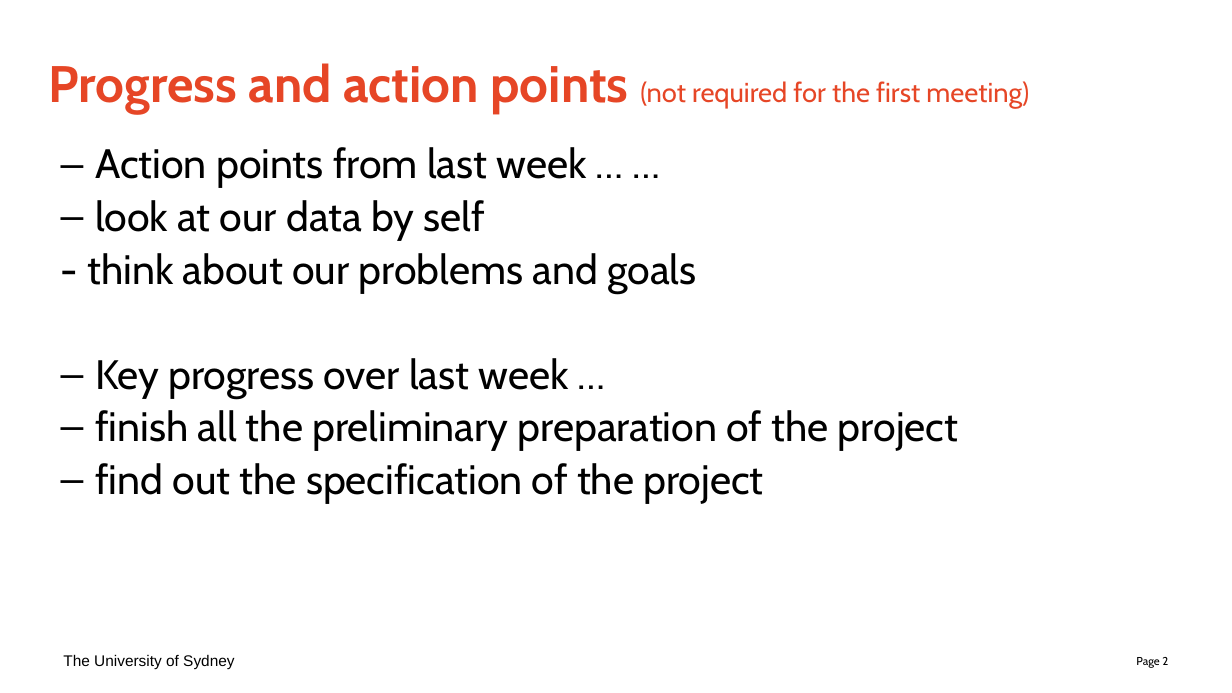
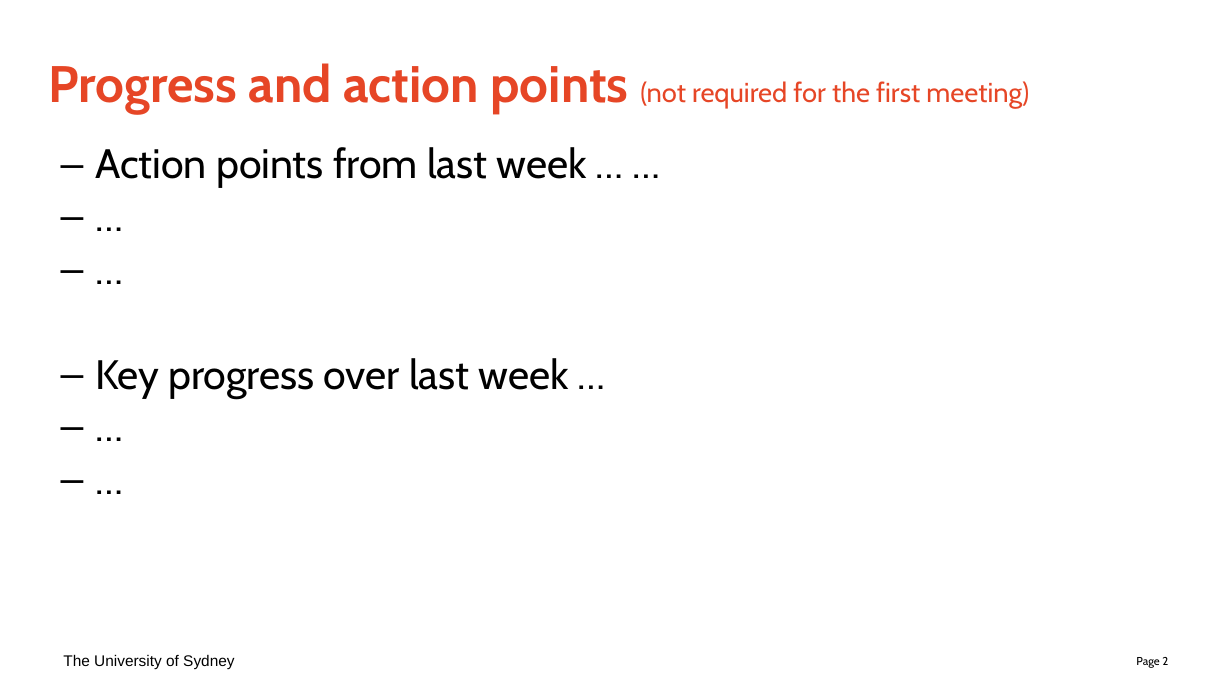
Before and after one commit to zephyralistair/Data3888-KidneyA1, a slide deck: slide 2 of Weekly Updates/Meeting minutes and Action slides template-1.pptx. Drawn at 1232x693 pixels with LibreOffice and Linux fonts; fonts in the diff are those of the drawing. Boxes give left, top, right and bottom in pixels: in the first picture for what was removed or moved away, otherwise in the second. Text is boxed around its words. In the diff, an @@ line names an element or a change of style, - is before the commit and + after.

```diff
--- a/Weekly Updates/Meeting minutes and Action slides template-1.pptx
+++ b/Weekly Updates/Meeting minutes and Action slides template-1.pptx
@@ text at box(87, 200, 696, 293): text changed @@
-– look at our data by self
-- think about our problems and goals
+– …
+– …
@@ text at box(95, 410, 958, 503): text changed @@
-– finish all the preliminary preparation of the project
-– find out the specification of the project
+– …
+– …
```
Also in this commit, not shown: 4 other slides changed, 2 other files.
